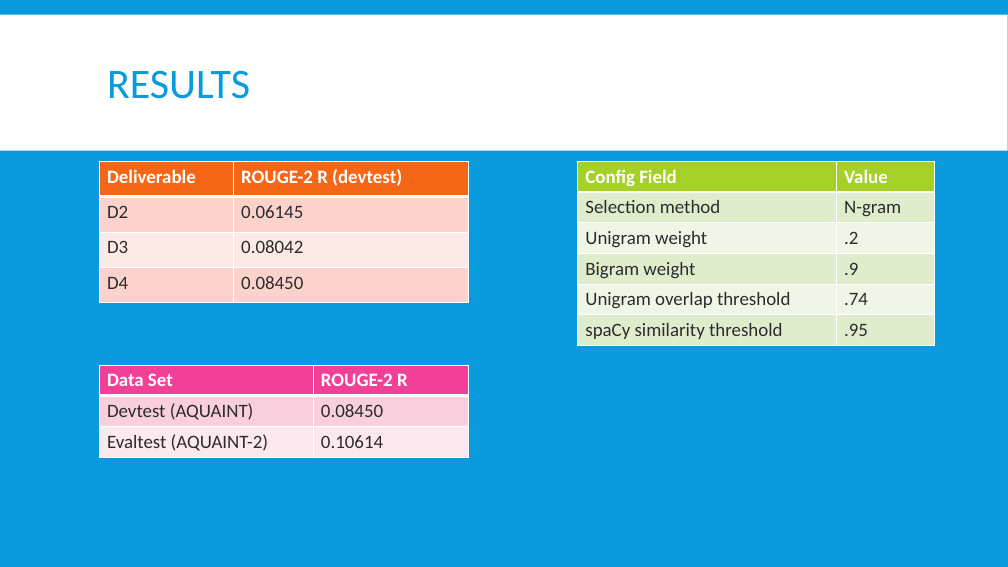
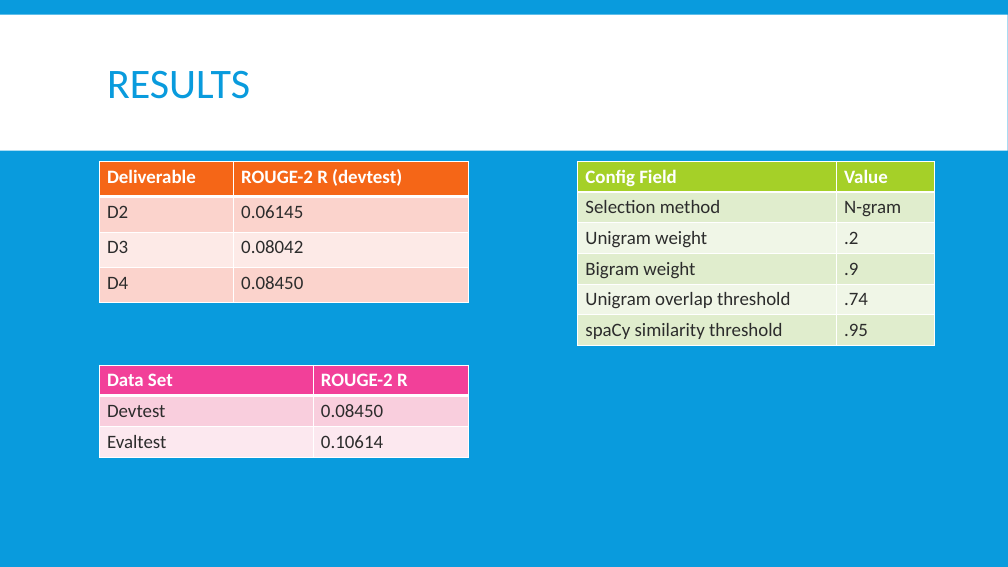
Before and after one commit to Mindful/ling-573, a slide deck: slide 17 of doc/D4_presentation.pptx (slide 11 before the commit). Drawn at 1008x567 pixels with LibreOffice and Linux fonts; fonts in the diff are those of the drawing. Boxes give left, top, right and bottom in pixels: in the first picture for what was removed or moved away, otherwise in the second. Text is boxed around its words. In the diff, an @@ line names an element or a change of style, - is before the commit and + after.

```diff
--- a/doc/D4_presentation.pptx
+++ b/doc/D4_presentation.pptx
@@ table at <box>100,365,470,457</box> @@
-row 2, column 1: Devtest (AQUAINT)
+row 2, column 1: Devtest
-row 3, column 1: Evaltest (AQUAINT-2)
+row 3, column 1: Evaltest
```
Also in this commit, not shown: 12 other slides changed, 9 slides added.
